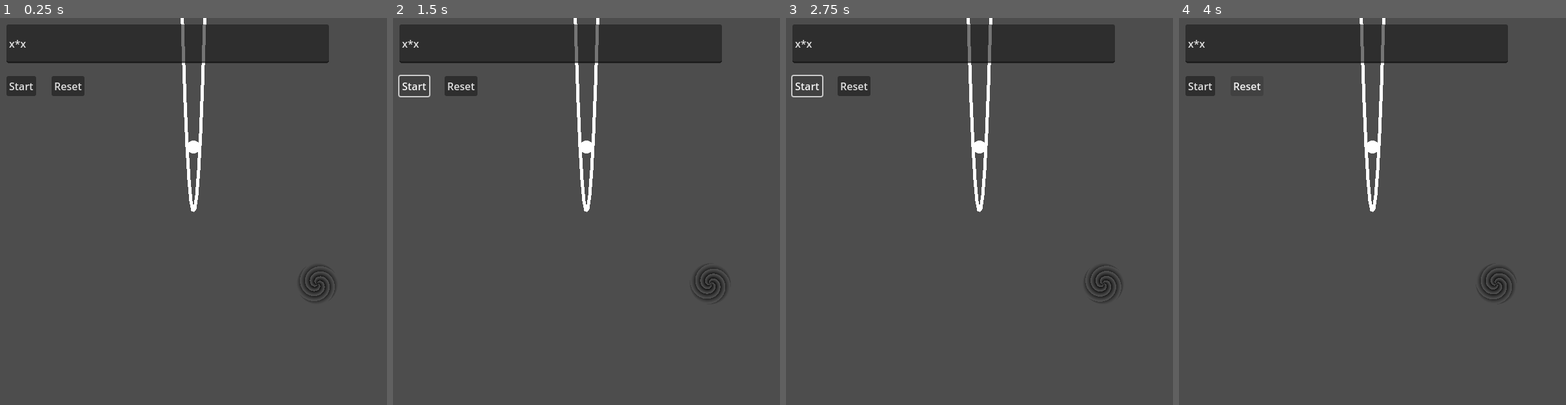
Above: before the commit, frames 1-4 (left to right).
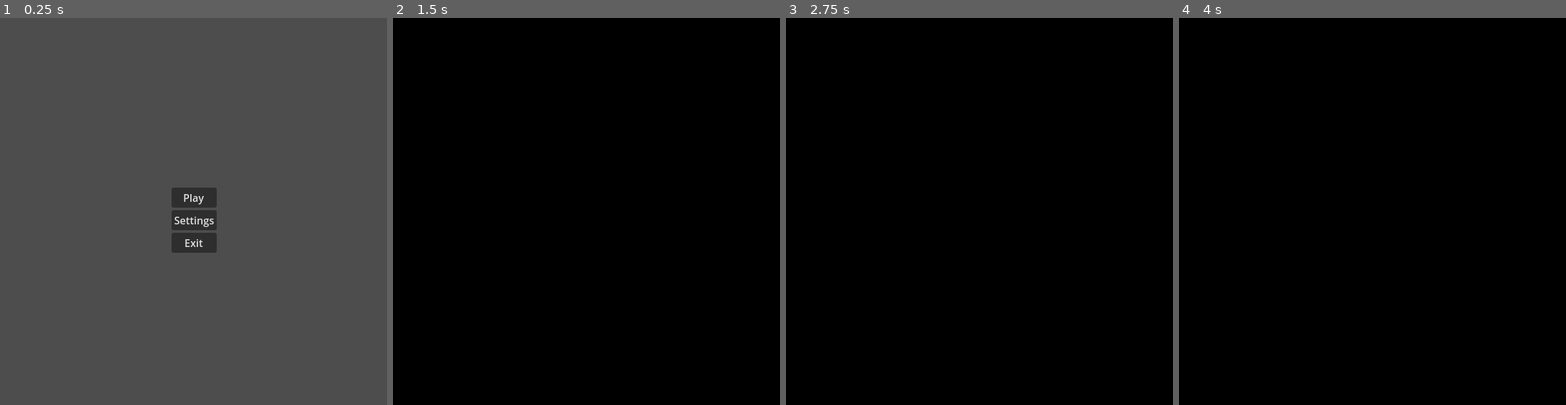
Above: after the commit, the same moments.

Repository: Iviv122/FunFunGame
Game: Godot game, scene res://main_menu.tscn
Two runs of this game, one before a commit and one after it. Both use one fixed random seed, a clock stepped at 60 frames per second and the inputs below. Before the commit the project starts from res://demo.tscn.
Inputs (mouse positions are in pixels of both pictures, inside the frame that each line leads up to):
- Up to frame 1 (0.25 s): no input
- Up to frame 2 (1.5 s): click (586, 219) at 0.5 s, where only the run after the commit has a clickable "Settings"; click (416, 87) at 1.25 s, where only the run before the commit has a clickable "Start"
- Up to frame 3 (2.75 s): click (809, 87) at 2 s, where only the run before the commit has a clickable "Start"
- Up to frame 4 (4 s): click (1202, 87) at 2.75 s, where only the run before the commit has a clickable "Start"; click (1248, 87) at 3.5 s, where only the run before the commit has a clickable "Reset"

The runs differ from the first frame. In frame 1, 12% of the frame differs, in the area x 1-87%, y 0-74%; in frame 2, 100%; in frame 3, 100%, in the area x 0-100%, y 0-100%; in frame 4, 100%.
Error after the commit: Cannot call method 'instantiate' on a null value. (res://objects/main_menu/menus_manager.gd:22)

Commit message:
Settings

Diff:
--- /dev/null
+++ b/main_menu.tscn
@@ -0,0 +1,31 @@
+[gd_scene load_steps=6 format=3 uid="uid://c2afny00a51rr"]
+
+[ext_resource type="Script" uid="uid://qnqyv6v2in4x" path="res://objects/main_menu/fadeout.gd" id="1_7vrkn"]
+[ext_resource type="Script" uid="uid://bldimd5fjmpkc" path="res://objects/main_menu/menus_manager.gd" id="2_fu7sn"]
+[ext_resource type="PackedScene" uid="uid://bjjec76hb1xoj" path="res://resources/menus/main_menu.tscn" id="3_fu7sn"]
+
+[sub_resource type="Gradient" id="Gradient_fu7sn"]
+offsets = PackedFloat32Array(0)
+colors = PackedColorArray(0, 0, 0, 1)
+
+[sub_resource type="GradientTexture2D" id="GradientTexture2D_jix8l"]
+gradient = SubResource("Gradient_fu7sn")
+width = 600
+height = 600
+
+[node name="Node2D" type="Node2D"]
+
+[node name="Manager" type="Node" parent="." node_paths=PackedStringArray("fade") groups=["scene_manager"]]
+physics_interpolation_mode = 2
+script = ExtResource("2_fu7sn")
+fade = NodePath("Fadeout")
+metadata/_custom_type_script = "uid://bldimd5fjmpkc"
+
+[node name="Fadeout" type="Sprite2D" parent="Manager"]
+z_index = 1
+texture = SubResource("GradientTexture2D_jix8l")
+centered = false
+script = ExtResource("1_7vrkn")
+metadata/_custom_type_script = "uid://qnqyv6v2in4x"
+
+[node name="CanvasLayer" parent="Manager" instance=ExtResource("3_fu7sn")]
--- /dev/null
+++ b/objects/gameplay/ball_spawn.gd
@@ -0,0 +1,8 @@
+extends Node2D
+class_name BallSpawn
+
+@export var ex : PackedScene
+
+func spawn() -> void:
+	var ball : RigidBody2D = ex.instantiate()
+	ball.global_position = global_position
--- a/objects/Exit.gd
+++ b/objects/gameplay/exit.gd
@@ -8,7 +8,14 @@
 
 func win(_a):
 	if _a is Ball:
-		print("win")
+		var tween = get_tree().create_tween()
+
+		_a.freeze = true
+		tween.tween_property(_a, "position", global_position, 0.2)
+		await get_tree().create_timer(0.2).timeout
+
 		var effect : GPUParticles2D= WinEffect.instantiate()
 		effect.restart()
 		add_child(effect)
+
+		_a.queue_free()
--- /dev/null
+++ b/objects/gameplay/self_kill.gd
@@ -0,0 +1,7 @@
+extends GPUParticles2D
+class_name SelfKill
+
+func _ready() -> void:
+	var timer = get_tree().create_timer(lifetime)
+	await timer.timeout
+	queue_free()
--- /dev/null
+++ b/objects/main_menu/exit.gd
@@ -0,0 +1,5 @@
+extends Button
+class_name ExitApp
+
+func _pressed() -> void:
+	get_tree().quit()
--- /dev/null
+++ b/objects/main_menu/fadeout.gd
@@ -0,0 +1,11 @@
+extends Sprite2D
+class_name Fadeout
+
+
+func fadeout() -> void:
+	var tween = get_tree().create_tween()
+	tween.tween_property(self,"modulate:a",0,0.2)
+
+func fadein() -> void:
+	var tween = get_tree().create_tween()
+	tween.tween_property(self,"modulate:a",1,0.2)
--- /dev/null
+++ b/objects/main_menu/load_scene.gd
@@ -0,0 +1,9 @@
+extends Button
+class_name LoadScene
+
+@export var scene : String
+
+func _pressed() -> void:
+
+	add_to_group("scene_manager")
+	get_tree().call_group("scene_manager","loadMenu",scene)
--- /dev/null
+++ b/objects/main_menu/menus_manager.gd
@@ -0,0 +1,23 @@
+extends Node
+class_name MenuManager
+
+@export var fade: Fadeout
+
+func _ready() -> void:
+	fade.fadeout()
+
+func loadMenu(scene: String) -> void:
+
+	fade.fadein()
+
+	await  get_tree().create_timer(0.2).timeout
+
+	for i in get_children():
+		if i == fade:
+			continue
+		remove_child(i)
+		i.queue_free()
+
+	var s : PackedScene = load(scene)
+	add_child(s.instantiate())
+	fade.fadeout()
--- a/project.godot
+++ b/project.godot
@@ -11,7 +11,7 @@
 [application]
 
 config/name="FunFun"
-run/main_scene="uid://b74ju3rtwb8k4"
+run/main_scene="uid://c2afny00a51rr"
 config/features=PackedStringArray("4.4", "GL Compatibility")
 config/icon="res://icon.svg"
 
@@ -20,6 +20,14 @@
 window/size/viewport_width=600
 window/size/viewport_height=600
 
+[editor_plugins]
+
+enabled=PackedStringArray("res://addons/godot_super-wakatime/plugin.cfg")
+
+[global_group]
+
+scene_manager="LoadScene"
+
 [rendering]
 
 renderer/rendering_method="gl_compatibility"
--- /dev/null
+++ b/resources/effects/catch_particles.tscn
@@ -0,0 +1,53 @@
+[gd_scene load_steps=9 format=3 uid="uid://b42lkvj3x32tk"]
+
+[ext_resource type="Texture2D" uid="uid://bkwsekpitin8d" path="res://raw_assets/Confetti.png" id="1_op0tt"]
+[ext_resource type="Script" uid="uid://n31rrmw3vapj" path="res://objects/gameplay/self_kill.gd" id="2_5kp53"]
+
+[sub_resource type="CanvasItemMaterial" id="CanvasItemMaterial_op0tt"]
+particles_animation = true
+particles_anim_h_frames = 2
+particles_anim_v_frames = 1
+particles_anim_loop = true
+
+[sub_resource type="Gradient" id="Gradient_op0tt"]
+offsets = PackedFloat32Array(0.57868, 1)
+colors = PackedColorArray(1, 1, 1, 1, 1, 1, 1, 0)
+
+[sub_resource type="GradientTexture1D" id="GradientTexture1D_5kp53"]
+gradient = SubResource("Gradient_op0tt")
+
+[sub_resource type="Curve" id="Curve_rase4"]
+_data = [Vector2(0, 1), 0.0, 0.0, 0, 0, Vector2(1, 0.674157), 0.0, 0.0, 0, 0]
+point_count = 2
+
+[sub_resource type="CurveTexture" id="CurveTexture_54nvu"]
+curve = SubResource("Curve_rase4")
+
+[sub_resource type="ParticleProcessMaterial" id="ParticleProcessMaterial_5kp53"]
+particle_flag_disable_z = true
+angle_min = -180.0
+angle_max = 180.0
+direction = Vector3(0, -1, 0)
+flatness = 1.0
+initial_velocity_min = 673.6
+initial_velocity_max = 855.88
+angular_velocity_min = 134.5
+angular_velocity_max = 282.19
+gravity = Vector3(0, 1800, 0)
+scale_min = 0.3
+scale_max = 0.6
+scale_curve = SubResource("CurveTexture_54nvu")
+color_ramp = SubResource("GradientTexture1D_5kp53")
+hue_variation_min = -1.0
+hue_variation_max = 1.0
+anim_speed_max = 1.62
+
+[node name="Node2D" type="GPUParticles2D"]
+material = SubResource("CanvasItemMaterial_op0tt")
+amount = 23
+texture = ExtResource("1_op0tt")
+lifetime = 1.15
+explosiveness = 1.0
+randomness = 1.0
+process_material = SubResource("ParticleProcessMaterial_5kp53")
+script = ExtResource("2_5kp53")
--- a/demo.tscn
+++ b/resources/levels/1.tscn
@@ -1,12 +1,12 @@
 [gd_scene load_steps=16 format=3 uid="uid://b74ju3rtwb8k4"]
 
-[ext_resource type="Script" uid="uid://drb3ehbb4sd7q" path="res://objects/line.gd" id="1_c6xj6"]
-[ext_resource type="Script" uid="uid://cdbs17po5dtub" path="res://objects/ball.gd" id="1_m0rpm"]
-[ext_resource type="Script" uid="uid://dwcu3ihj2el7k" path="res://objects/start.gd" id="3_c6xj6"]
-[ext_resource type="Script" uid="uid://w6l6fb4dg36k" path="res://objects/reset.gd" id="4_c6xj6"]
-[ext_resource type="Script" uid="uid://1xn64xlrj0sc" path="res://objects/Exit.gd" id="5_6bw2v"]
-[ext_resource type="PackedScene" uid="uid://bnx1ubaw4ubfp" path="res://resources/wineffect.tscn" id="6_kem5a"]
-[ext_resource type="Shader" uid="uid://ba2e536dkgj1o" path="res://shaders/portal.gdshader" id="7_gxmxl"]
+[ext_resource type="Script" uid="uid://drb3ehbb4sd7q" path="res://objects/gameplay/line.gd" id="1_8spao"]
+[ext_resource type="Script" uid="uid://cdbs17po5dtub" path="res://objects/gameplay/ball.gd" id="2_ua2mw"]
+[ext_resource type="Script" uid="uid://dwcu3ihj2el7k" path="res://objects/gameplay/start.gd" id="3_miq8h"]
+[ext_resource type="Script" uid="uid://w6l6fb4dg36k" path="res://objects/gameplay/reset.gd" id="4_qvflm"]
+[ext_resource type="Script" uid="uid://1xn64xlrj0sc" path="res://objects/gameplay/exit.gd" id="5_3hruu"]
+[ext_resource type="PackedScene" uid="uid://b42lkvj3x32tk" path="res://resources/effects/catch_particles.tscn" id="6_oui4t"]
+[ext_resource type="Shader" uid="uid://ba2e536dkgj1o" path="res://shaders/portal.gdshader" id="7_ogo1j"]
 
 [sub_resource type="PhysicsMaterial" id="PhysicsMaterial_m0rpm"]
 
@@ -27,13 +27,12 @@
 size = Vector2(65, 65)
 
 [sub_resource type="ShaderMaterial" id="ShaderMaterial_gxmxl"]
-shader = ExtResource("7_gxmxl")
+shader = ExtResource("7_ogo1j")
 shader_parameter/color = Color(0, 0, 0, 1)
 shader_parameter/rays = 4.0
 shader_parameter/speed = 1.24
 shader_parameter/fade = 0.1
 shader_parameter/thickness = 0.14
-shader_parameter/clockwise = false
 
 [sub_resource type="Gradient" id="Gradient_gxmxl"]
 offsets = PackedFloat32Array(1)
@@ -46,7 +45,7 @@
 
 [node name="Line2D" type="Line2D" parent="." node_paths=PackedStringArray("line", "s")]
 width = 5.0
-script = ExtResource("1_c6xj6")
+script = ExtResource("1_8spao")
 line = NodePath("../CanvasLayer/LineEdit")
 s = NodePath("StaticBody2D")
 metadata/_custom_type_script = "uid://drb3ehbb4sd7q"
@@ -58,7 +57,7 @@
 [node name="RigidBody2D" type="RigidBody2D" parent="." node_paths=PackedStringArray("s")]
 position = Vector2(0, -100)
 physics_material_override = SubResource("PhysicsMaterial_m0rpm")
-script = ExtResource("1_m0rpm")
+script = ExtResource("2_ua2mw")
 s = NodePath("../CanvasLayer/Start")
 metadata/_custom_type_script = "uid://cdbs17po5dtub"
 
@@ -86,7 +85,7 @@
 offset_right = 56.0
 offset_bottom = 121.0
 text = "Start"
-script = ExtResource("3_c6xj6")
+script = ExtResource("3_miq8h")
 metadata/_custom_type_script = "uid://dwcu3ihj2el7k"
 
 [node name="Reset" type="Button" parent="CanvasLayer"]
@@ -95,15 +94,15 @@
 offset_right = 131.0
 offset_bottom = 121.0
 text = "Reset"
-script = ExtResource("4_c6xj6")
+script = ExtResource("4_qvflm")
 metadata/_custom_type_script = "uid://w6l6fb4dg36k"
 
 [node name="Camera2D" type="Camera2D" parent="."]
 
 [node name="Exit" type="Area2D" parent="."]
 position = Vector2(192, 112)
-script = ExtResource("5_6bw2v")
-WinEffect = ExtResource("6_kem5a")
+script = ExtResource("5_3hruu")
+WinEffect = ExtResource("6_oui4t")
 metadata/_custom_type_script = "uid://1xn64xlrj0sc"
 
 [node name="CollisionShape2D" type="CollisionShape2D" parent="Exit"]
--- /dev/null
+++ b/resources/menus/levels.tscn
@@ -0,0 +1,102 @@
+[gd_scene load_steps=3 format=3 uid="uid://b6hq44mkmdh3e"]
+
+[ext_resource type="Script" uid="uid://cnvvl2sl68xqf" path="res://objects/main_menu/load_scene.gd" id="1_63hvg"]
+[ext_resource type="Script" uid="uid://d1n17drxsm2k6" path="res://objects/main_menu/exit.gd" id="1_srrjw"]
+
+[node name="Container" type="VBoxContainer"]
+anchors_preset = 15
+anchor_right = 1.0
+anchor_bottom = 1.0
+offset_left = 7.5
+offset_top = 15.0
+offset_right = -7.5
+offset_bottom = -15.0
+grow_horizontal = 2
+grow_vertical = 2
+size_flags_vertical = 3
+theme_override_constants/separation = 15
+
+[node name="Back" type="Button" parent="."]
+layout_mode = 2
+text = "Back"
+script = ExtResource("1_63hvg")
+scene = "res://resources/menus/main_menu.tscn"
+metadata/_custom_type_script = "uid://cnvvl2sl68xqf"
+
+[node name="GridContainer" type="GridContainer" parent="."]
+layout_mode = 2
+size_flags_vertical = 3
+theme_override_constants/h_separation = 15
+theme_override_constants/v_separation = 15
+columns = 8
+
+[node name="1" type="Button" parent="GridContainer"]
+custom_minimum_size = Vector2(60, 60)
+layout_mode = 2
+text = "1"
+script = ExtResource("1_63hvg")
+scene = "res://resources/levels/1.tscn"
+metadata/_custom_type_script = "uid://cnvvl2sl68xqf"
+
+[node name="2" type="Button" parent="GridContainer"]
+custom_minimum_size = Vector2(60, 60)
+layout_mode = 2
+text = "2"
+script = ExtResource("1_srrjw")
+metadata/_custom_type_script = "uid://d1n17drxsm2k6"
+
+[node name="3" type="Button" parent="GridContainer"]
+custom_minimum_size = Vector2(60, 60)
+layout_mode = 2
+text = "3"
+script = ExtResource("1_srrjw")
+metadata/_custom_type_script = "uid://d1n17drxsm2k6"
+
+[node name="4" type="Button" parent="GridContainer"]
+custom_minimum_size = Vector2(60, 60)
+layout_mode = 2
+text = "4"
+script = ExtResource("1_srrjw")
+metadata/_custom_type_script = "uid://d1n17drxsm2k6"
+
+[node name="5" type="Button" parent="GridContainer"]
+custom_minimum_size = Vector2(60, 60)
+layout_mode = 2
+text = "5"
+script = ExtResource("1_srrjw")
+metadata/_custom_type_script = "uid://d1n17drxsm2k6"
+
+[node name="6" type="Button" parent="GridContainer"]
+custom_minimum_size = Vector2(60, 60)
+layout_mode = 2
+text = "6"
+script = ExtResource("1_srrjw")
+metadata/_custom_type_script = "uid://d1n17drxsm2k6"
+
+[node name="7" type="Button" parent="GridContainer"]
+custom_minimum_size = Vector2(60, 60)
+layout_mode = 2
+text = "7"
+script = ExtResource("1_srrjw")
+metadata/_custom_type_script = "uid://d1n17drxsm2k6"
+
+[node name="8" type="Button" parent="GridContainer"]
+custom_minimum_size = Vector2(60, 60)
+layout_mode = 2
+text = "8"
+script = ExtResource("1_srrjw")
+metadata/_custom_type_script = "uid://d1n17drxsm2k6"
+
+[node name="9" type="Button" parent="GridContainer"]
+custom_minimum_size = Vector2(60, 60)
+layout_mode = 2
+text = "9"
+script = ExtResource("1_srrjw")
+metadata/_custom_type_script = "uid://d1n17drxsm2k6"
+
+[node name="10" type="Button" parent="GridContainer"]
+custom_minimum_size = Vector2(60, 60)
+layout_mode = 2
+text = "10"
+script = ExtResource("1_srrjw")
+metadata/_custom_type_script = "uid://d1n17drxsm2k6"
--- /dev/null
+++ b/resources/menus/main_menu.tscn
@@ -0,0 +1,36 @@
+[gd_scene load_steps=3 format=3 uid="uid://bjjec76hb1xoj"]
+
+[ext_resource type="Script" uid="uid://cnvvl2sl68xqf" path="res://objects/main_menu/load_scene.gd" id="1_sy3tx"]
+[ext_resource type="Script" uid="uid://d1n17drxsm2k6" path="res://objects/main_menu/exit.gd" id="3_dw1g1"]
+
+[node name="Container" type="VBoxContainer"]
+anchors_preset = 8
+anchor_left = 0.5
+anchor_top = 0.5
+anchor_right = 0.5
+anchor_bottom = 0.5
+offset_left = -20.0
+offset_top = -20.0
+offset_right = 21.0
+offset_bottom = 46.0
+grow_horizontal = 2
+grow_vertical = 2
+
+[node name="Play" type="Button" parent="."]
+layout_mode = 2
+text = "Play"
+script = ExtResource("1_sy3tx")
+scene = "res://resources/menus/levels.tscn"
+metadata/_custom_type_script = "uid://cnvvl2sl68xqf"
+
+[node name="Settings" type="Button" parent="."]
+layout_mode = 2
+text = "Settings"
+script = ExtResource("1_sy3tx")
+metadata/_custom_type_script = "uid://cnvvl2sl68xqf"
+
+[node name="Exit" type="Button" parent="."]
+layout_mode = 2
+text = "Exit"
+script = ExtResource("3_dw1g1")
+metadata/_custom_type_script = "uid://d1n17drxsm2k6"
--- /dev/null
+++ b/resources/menus/settings.tscn
@@ -0,0 +1,36 @@
+[gd_scene load_steps=2 format=3 uid="uid://c653p1pgx8ia8"]
+
+[ext_resource type="Script" uid="uid://cnvvl2sl68xqf" path="res://objects/main_menu/load_scene.gd" id="1_0sh6h"]
+
+[node name="Container" type="VBoxContainer"]
+anchors_preset = 15
+anchor_right = 1.0
+anchor_bottom = 1.0
+grow_horizontal = 2
+grow_vertical = 2
+theme_override_constants/separation = 15
+
+[node name="Back" type="Button" parent="."]
+layout_mode = 2
+text = "Back"
+script = ExtResource("1_0sh6h")
+scene = "res://resources/menus/main_menu.tscn"
+metadata/_custom_type_script = "uid://cnvvl2sl68xqf"
+
+[node name="VBoxContainer" type="VBoxContainer" parent="."]
+layout_mode = 2
+theme_override_constants/separation = 15
+
+[node name="Label" type="Label" parent="VBoxContainer"]
+layout_mode = 2
+text = "Music Volume"
+
+[node name="HSlider" type="HSlider" parent="VBoxContainer"]
+layout_mode = 2
+
+[node name="Label2" type="Label" parent="VBoxContainer"]
+layout_mode = 2
+text = "SFX Volume"
+
+[node name="HSlider2" type="HSlider" parent="VBoxContainer"]
+layout_mode = 2
--- a/resources/wineffect.tscn
+++ /dev/null
@@ -1,24 +0,0 @@
-[gd_scene load_steps=3 format=3 uid="uid://bnx1ubaw4ubfp"]
-
-[ext_resource type="Script" uid="uid://cxg6kba4y0qgk" path="res://objects/effect.gd" id="1_vdn6p"]
-
-[sub_resource type="ParticleProcessMaterial" id="ParticleProcessMaterial_vdn6p"]
-particle_flag_disable_z = true
-angle_min = 1.07288e-05
-angle_max = 720.0
-direction = Vector3(0, -1, 0)
-initial_velocity_min = 229.89
-initial_velocity_max = 448.28
-gravity = Vector3(0, 900, 0)
-scale_min = 10.0
-scale_max = 15.0
-
-[node name="Node2D" type="GPUParticles2D"]
-emitting = false
-lifetime = 10.0
-one_shot = true
-explosiveness = 1.0
-randomness = 1.0
-process_material = SubResource("ParticleProcessMaterial_vdn6p")
-script = ExtResource("1_vdn6p")
-metadata/_custom_type_script = "uid://cxg6kba4y0qgk"
--- a/shaders/portal.gdshader
+++ b/shaders/portal.gdshader
@@ -5,22 +5,15 @@
 uniform float speed : hint_range(0., 20., .01) = .5;
 uniform float fade : hint_range(0., 3., .01) = .1;
 uniform float thickness : hint_range(0., 1., .01) = .3;
-uniform bool clockwise = true;
 
 void fragment() {
+
 	float r = length(.5 - UV);
 	float angle = atan(UV.y-.5, UV.x-.5);
+
 	COLOR.rgb = color;
 
-	//COLOR.a = 1. - smoothstep(-.1, .1, fract((2.*r-(angle+PI)/TAU)*rays + (clockwise?1.:-1.)* TIME*speed)-thickness);
-	COLOR.a = 1. - fract((2.*r-(angle+PI)/TAU)*rays + (clockwise?1.:-1.)* TIME*speed)-thickness;
-	//COLOR.a = fract((2.*r-(angle+PI)/TAU)*rays + (clockwise?1.:-1.)* TIME*speed)-thickness;
-
-	//COLOR.a = fract((2.*r-(angle+PI)/TAU)*rays + (clockwise?1.:-1.)* TIME*speed);
-	//COLOR.a = (2.*r-(angle+PI)/TAU)*rays + (clockwise?1.:-1.);
-	///COLOR.a = (2.*r-(angle+PI)/TAU)*rays;
-	//COLOR.a = (angle+PI)/TAU*rays;
-	//COLOR.a = angle+PI;
+	COLOR.a = 1. - fract((2.*r-(angle+PI)/TAU)*rays + -TIME*speed)-thickness;
 
 	COLOR.a *= pow(2.*(.5 - r), fade*4.);
 
Not shown, added: addons/godot_super-wakatime/api_key_prompt.tscn
Not shown, added: addons/godot_super-wakatime/counter.tscn
Not shown, added: addons/godot_super-wakatime/decompressor.gd
Not shown, added: addons/godot_super-wakatime/decompressor.gd.uid
Not shown, added: addons/godot_super-wakatime/godot_super-wakatime.gd
Not shown, added: addons/godot_super-wakatime/godot_super-wakatime.gd.uid
Not shown, added: addons/godot_super-wakatime/heartbeat.gd
Not shown, added: addons/godot_super-wakatime/heartbeat.gd.uid
Not shown, added: addons/godot_super-wakatime/plugin.cfg
Not shown, added: addons/godot_super-wakatime/utils.gd
Not shown, added: addons/godot_super-wakatime/utils.gd.uid
Renamed: objects/ball.gd -> objects/gameplay/ball.gd
(and 18 more such lines)
